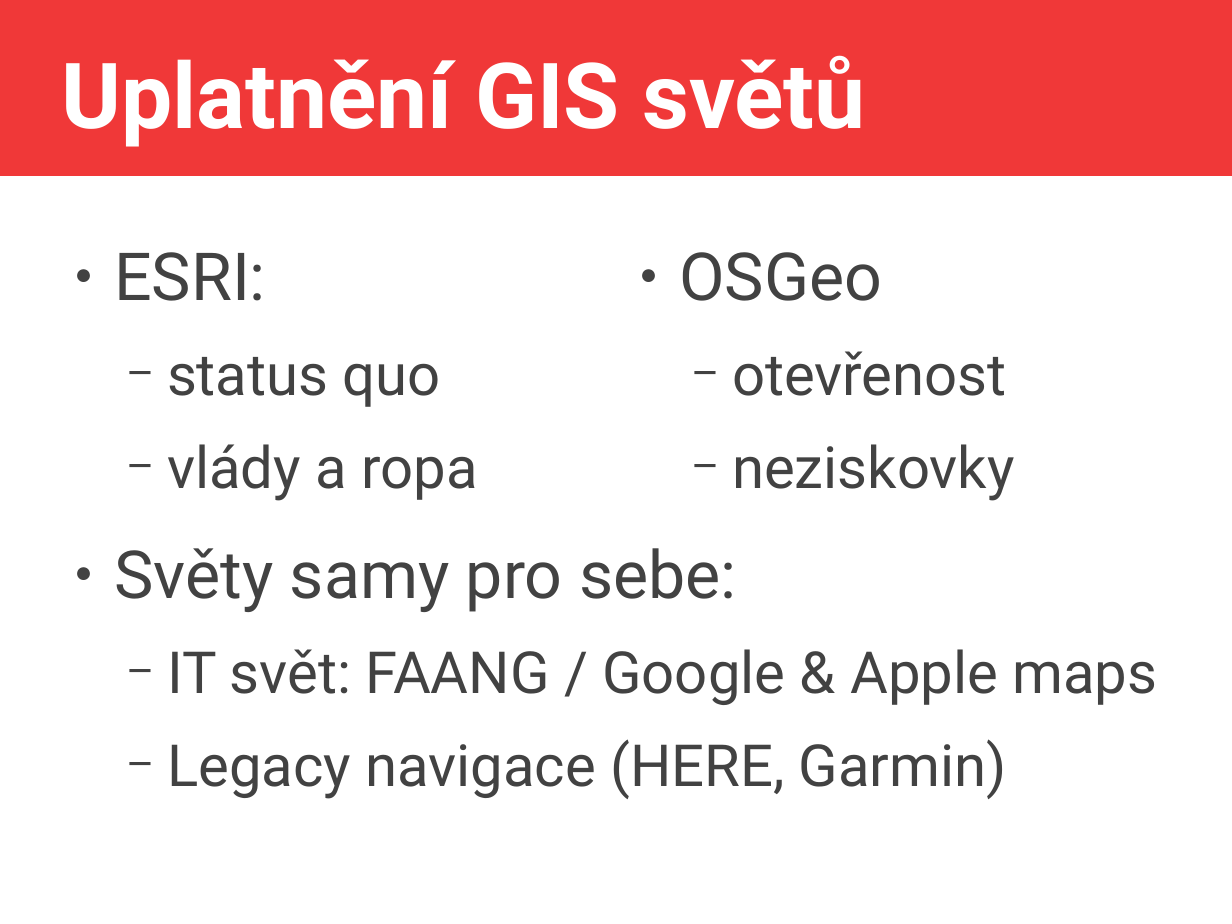
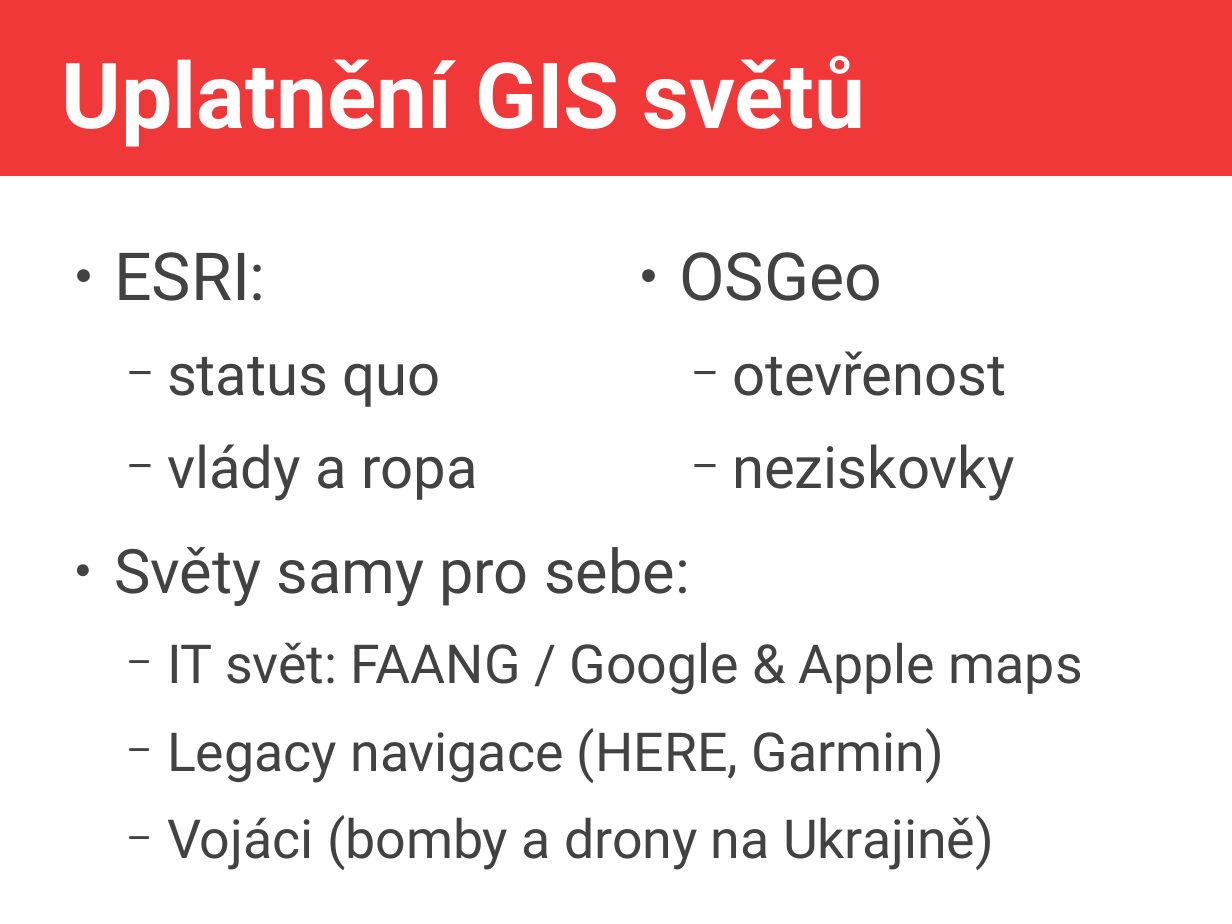
Before and after one commit to jlacko/4EK418, a slide deck: slide 4 of prez/2 - svět gisu svět erka.odp. Drawn at 1232x924 pixels with LibreOffice and Linux fonts; fonts in the diff are those of the drawing. Boxes give left, top, right and bottom in pixels: in the first picture for what was removed or moved away, otherwise in the second. Text is boxed around its words. In the diff, an @@ line names an element or a change of style, - is before the commit and + after.

```diff
--- a/prez/2 - svět gisu svět erka.odp
+++ b/prez/2 - svět gisu svět erka.odp
@@ text at [114, 547, 1083, 783]: size 42.7 to 39.5 pt in "Světy samy pro sebe:"; size 37.4 to 34.6 pt in "IT svět: FAANG / Google & Apple ...", "Legacy navigace (HERE, Garmin)" @@
@@ text at [167, 815, 994, 870]: paragraph added @@
+  − Vojáci (bomby a drony na Ukrajině)
```
Also in this commit, not shown: 2 other files.
